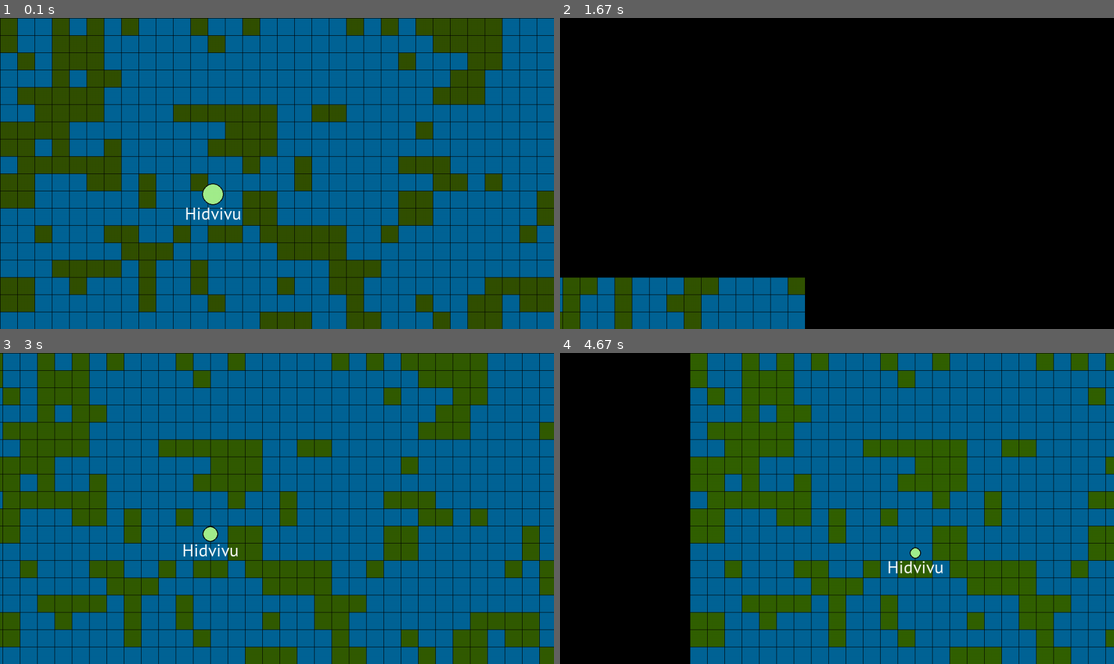
Above: before the commit, frames 1-4 (two rows, left to right).
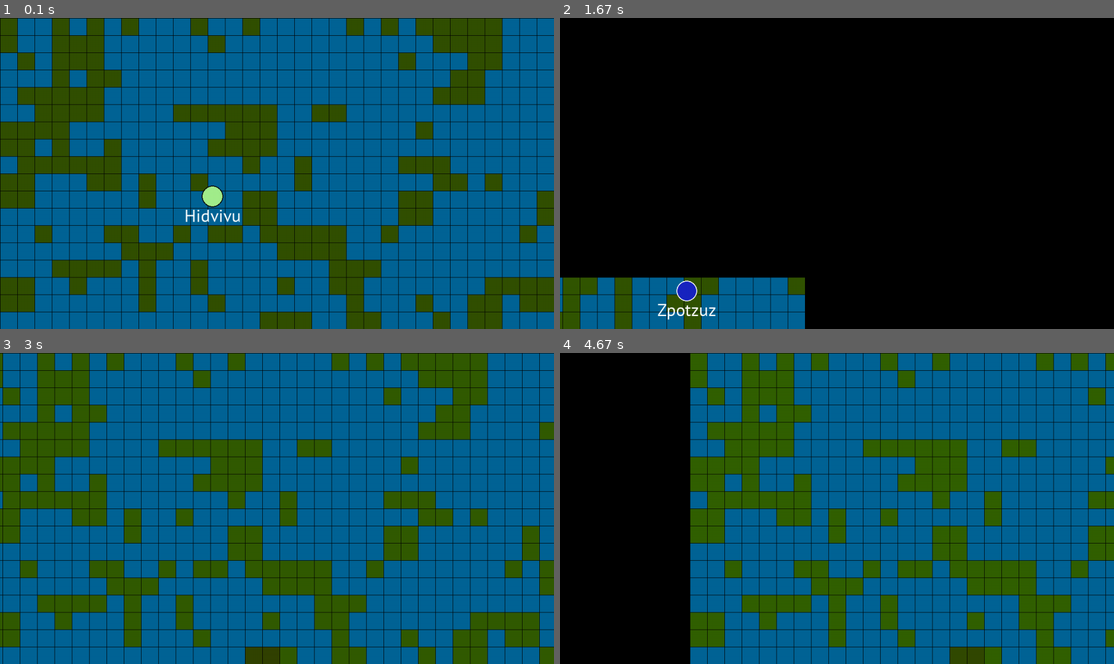
Above: after the commit, the same moments.

Repository: coding-lines/evolvers
Game: pygame game, started from Evolvers/run_v2.py
Two runs of this game, one before a commit and one after it. Both use one fixed random seed, a clock stepped at 60 frames per second and the inputs below.
Inputs:
- Up to frame 1 (0.1 s): no input
- Up to frame 2 (1.67 s): hold Right 0.33-0.8 s; hold Up 0.88-1.18 s; hold Right from 1.22 s (still down)
- Up to frame 3 (3 s): release Right at 1.68 s; hold Left 1.72-2.25 s; hold Down 2.28-2.58 s; hold Left from 2.62 s (still down)
- Up to frame 4 (4.67 s): release Left at 3.02 s; hold Up 3.05-3.42 s; hold Down 4.12-4.48 s; hold Left from 4.52 s (still down)

The runs differ from the first frame. In frame 1, 0.3% of the frame differs, in the area x 33-44%, y 53-66%; in frame 2, 0.4%; in frame 3, 0.4%, in the area x 33-51%, y 55-100%; in frame 4, 0.3%.

Commit message:
Allow negative starting weights for creature neural networks

Diff:
--- a/Evolvers/GeneticNN.py
+++ b/Evolvers/GeneticNN.py
@@ -5,7 +5,7 @@
     def __init__(self, type="neuron", prev_layer=1):
         self.type = str(type)
 
-        self.input_weights = [random.random() for i in range(prev_layer)]
+        self.input_weights = [2 * (random.random()-0.5) for i in range(prev_layer)]
 
     def __repr__(self):
         if self.type == "neuron":
